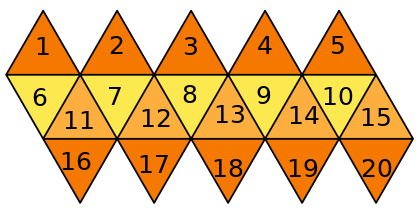
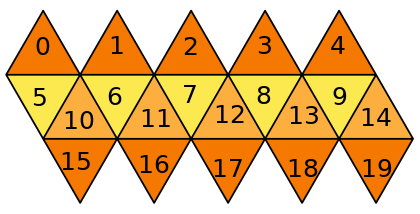
Layer changes from the first 420 x 214 image to the second:
renamed "5 #1" to "4", painted on it over <box>331,36,345,54</box>
renamed "4 #1" to "3", painted on it over <box>258,36,272,54</box>
renamed "3 #1" to "2", painted on it over <box>184,37,197,55</box>
renamed "2 #2" to "1", painted on it over <box>110,36,123,54</box>
renamed "1 #15" to "0", painted on it over <box>36,37,50,55</box>
renamed "20" to "19", painted on it over <box>362,159,392,177</box>
renamed "19" to "18", painted on it over <box>304,159,318,177</box>
renamed "18" to "17", painted on it over <box>229,159,243,177</box>
renamed "17" to "16", painted on it over <box>155,155,169,173</box>
renamed "16" to "15", painted on it over <box>77,152,91,170</box>
renamed "12" to "11", painted on it over <box>157,109,170,127</box>
renamed "7" to "6", painted on it over <box>108,87,122,105</box>
renamed "11" to "10", painted on it over <box>80,111,94,129</box>
renamed "6" to "5", painted on it over <box>33,88,47,106</box>
renamed "15" to "14", painted on it over <box>377,108,391,126</box>
renamed "10" to "9", painted on it over <box>324,87,353,105</box>
renamed "14" to "13", painted on it over <box>305,106,319,124</box>
renamed "9" to "8", painted on it over <box>257,86,271,104</box>
renamed "13" to "12", painted on it over <box>231,105,244,123</box>
renamed "8" to "7", painted on it over <box>183,85,197,103</box>
